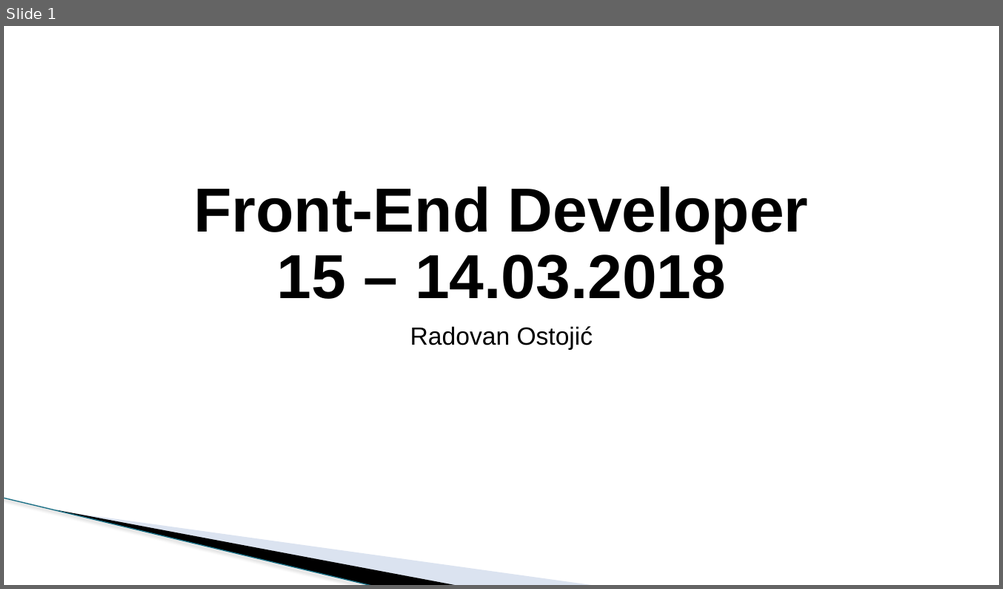
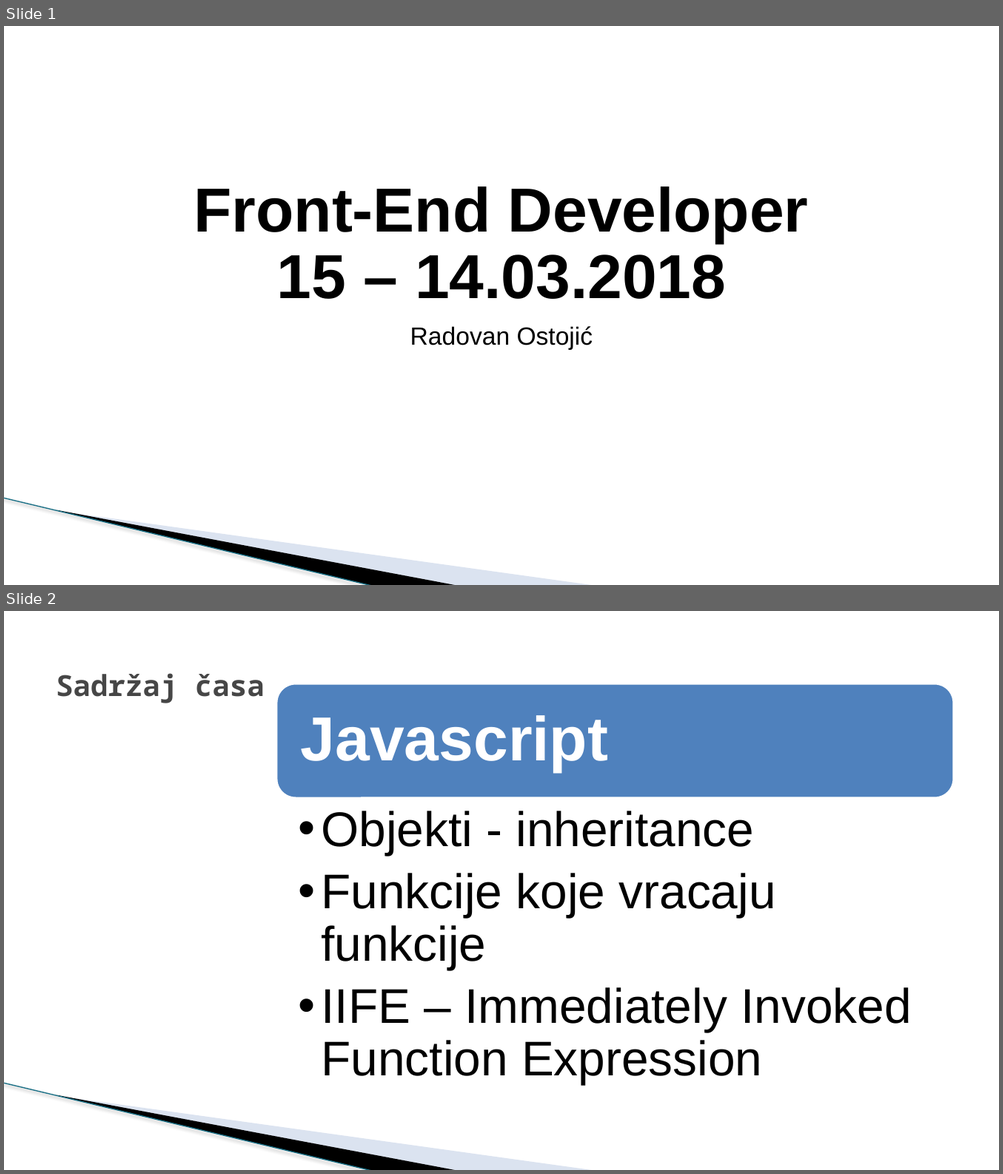
Before and after one commit to todalexcode/kurs-front-end, a slide deck: sesija-15/PPT/Front-End Developer-15.pptx. Shown one above the other, each under a label of ours: slide 1 before the commit, slides 1 and 2 after it. The pictures are 1003x589 and 1003x1174 pixels, drawn with LibreOffice and Linux fonts; fonts in the diff are those of the drawing; background and template pictures are left out. Boxes give left, top, right and bottom in pixels: in the first picture for what was removed or moved away, otherwise in the second. Text is boxed around its words. In the diff, an @@ line names an element or a change of style, - is before the commit and + after.

```diff
--- a/sesija-15/PPT/Front-End Developer-15.pptx
+++ b/sesija-15/PPT/Front-End Developer-15.pptx
@@ slide 2 added at (4,611,999,1170), background #FFFFFF; not listed: 3 template elements that a slide beside it also shows @@
@@ text added at (56,673,264,703), 28 pt, text #464646, bold @@
+Sadržaj časa
@@ rounded rectangle added at (276,684,954,798), fill #4F81BD, outline #FFFFFF 2 pt @@
@@ text added at (301,715,608,772), 60 pt, text #FFFFFF, bold @@
+Javascript
@@ text added at (321,811,910,1085), 47 pt, text #000000 @@
+  •• Objekti - inheritance
+  •• Funkcije koje vracaju funkcije
+  •• IIFE – Immediately Invoked Function Expression
```
Also in this commit, not shown: 1 slide changed, 8 other slides added, 2 slides removed, 17 other files.
